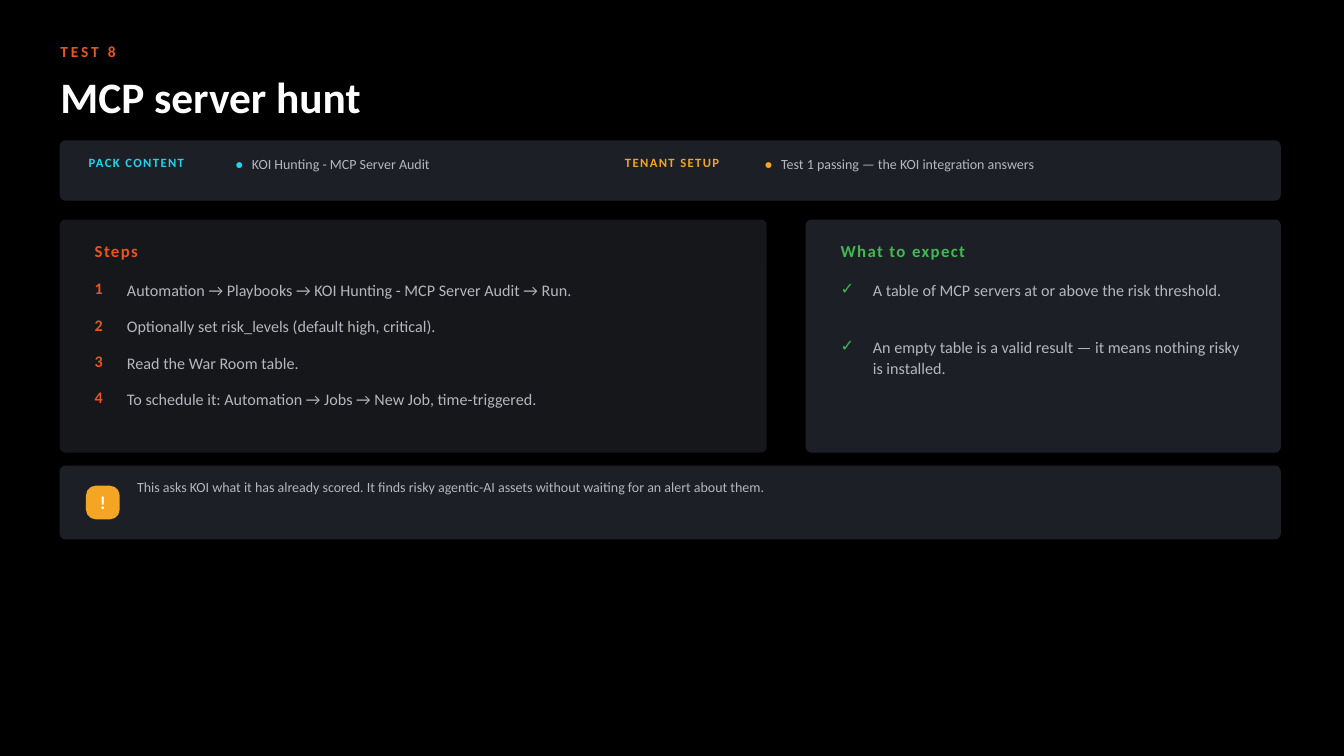
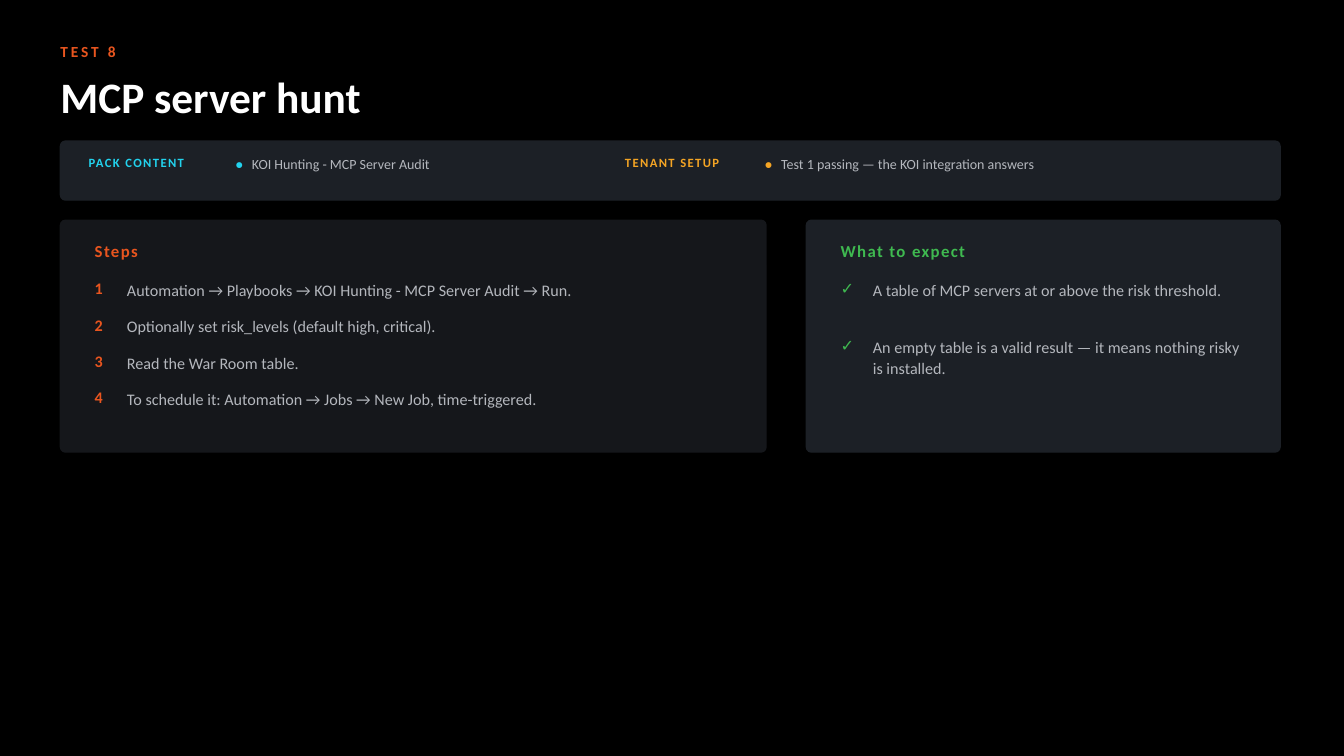
Before and after one commit to ayman-m/koi-xsiam-pack, a slide deck: slide 14 of docs/KOI_Content_Pack_Test_Guide.pptx. Drawn at 1344x756 pixels with LibreOffice and Linux fonts; fonts in the diff are those of the drawing. Boxes give left, top, right and bottom in pixels: in the first picture for what was removed or moved away, otherwise in the second. Text is boxed around its words. In the diff, an @@ line names an element or a change of style, - is before the commit and + after.

```diff
--- a/docs/KOI_Content_Pack_Test_Guide.pptx
+++ b/docs/KOI_Content_Pack_Test_Guide.pptx
@@ rounded rectangle removed at (60, 466, 1280, 538) @@
@@ rounded rectangle removed at (87, 487, 119, 519) @@
@@ text removed at (87, 487, 119, 519) @@
-!
@@ text removed at (137, 482, 764, 495) @@
-This asks KOI what it has already scored. It finds risky agentic-AI assets without waiting for an alert about them.
```
Also in this commit, not shown: 13 other slides changed, 1 slide removed, 2 other files.
